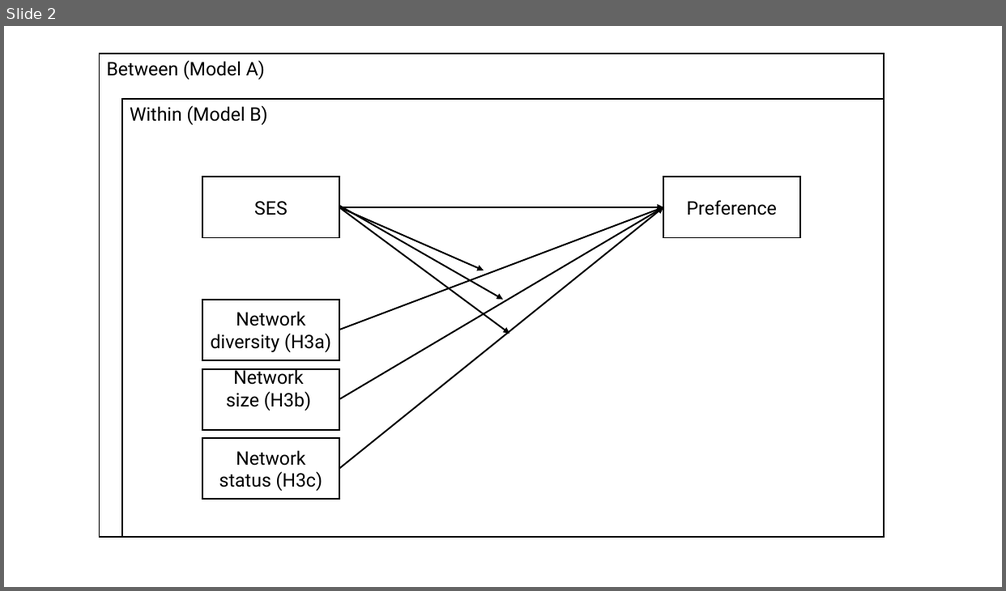
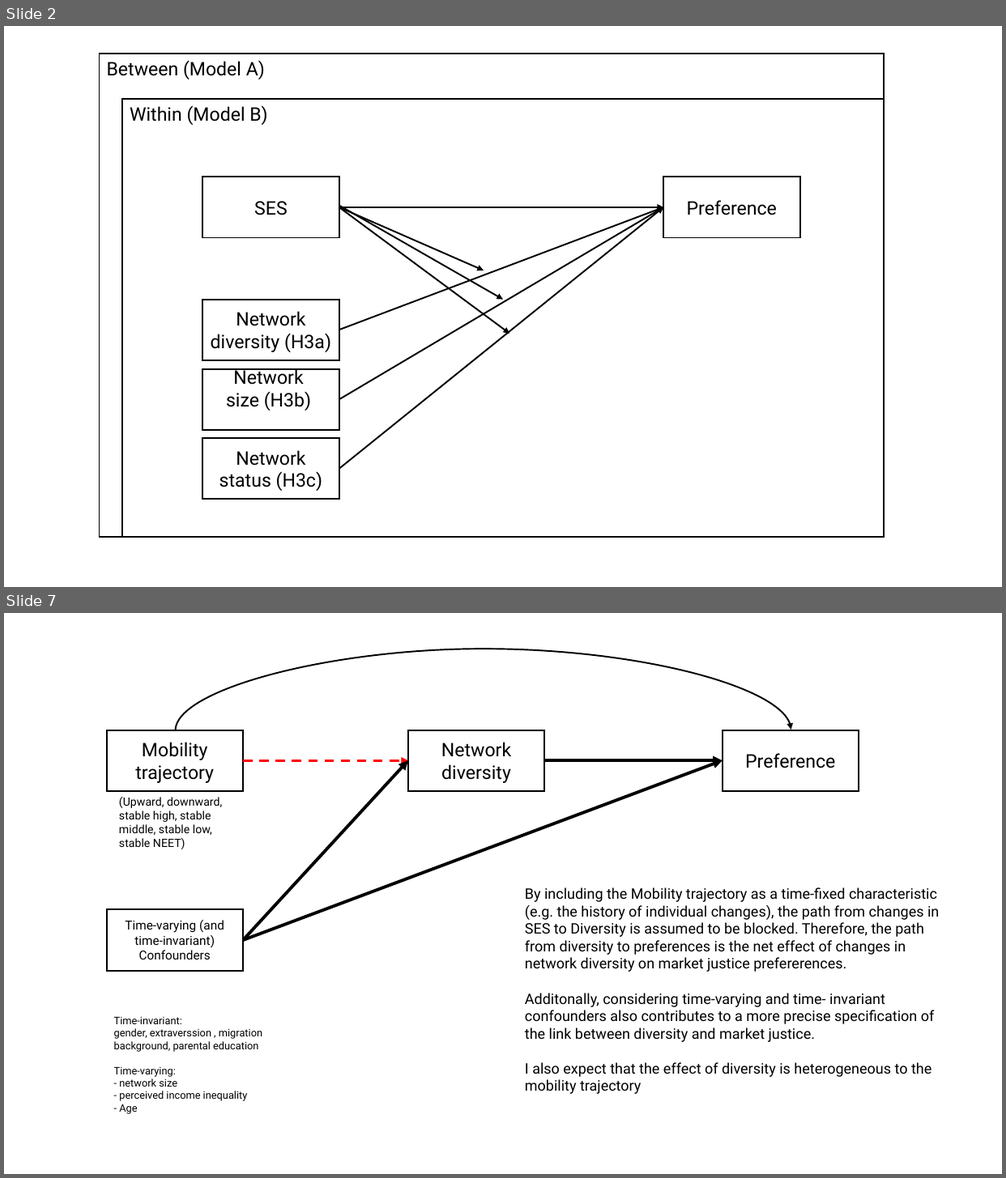
Before and after one commit to class-networks-inequality-cohesion/refgroup-social, a slide deck: output/images/paper2_scheme.pptx. Shown one above the other, each under a label of ours: slide 2 before the commit, slides 2 and 7 after it; the slides between them are not shown. The pictures are 1006x591 and 1006x1178 pixels, drawn with LibreOffice and Linux fonts; fonts in the diff are those of the drawing. Boxes give left, top, right and bottom in pixels: in the first picture for what was removed or moved away, otherwise in the second. Text is boxed around its words. In the diff, an @@ line names an element or a change of style, - is before the commit and + after.

Commit message:
update casual path

```diff
--- a/output/images/paper2_scheme.pptx
+++ b/output/images/paper2_scheme.pptx
@@ slide 7 added at (4,613,1002,1174), background #FFFFFF @@
@@ curved arrow added from (176, 730) to (791, 730), #000000 1.5 pt @@
@@ rectangle added at (107,730,243,791), fill #FFFFFF, outline #000000 1.5 pt, 18 pt, text #000000 @@
+Mobility trajectory
@@ rectangle added at (408,730,544,791), fill #FFFFFF, outline #000000 1.5 pt, 18 pt, text #000000 @@
+Network diversity
@@ rectangle added at (722,730,859,791), fill #FFFFFF, outline #000000 1.5 pt, 18 pt, text #000000 @@
+Preference
@@ arrow added from (243, 760) to (408, 760), #FF0000 2.25 pt dashed @@
@@ arrow added from (243, 940) to (408, 760), #000000 3 pt @@
@@ arrow added from (243, 940) to (722, 760), #000000 3 pt @@
@@ arrow added from (544, 760) to (722, 760), #000000 3 pt @@
@@ text added at (119,797,222,850), 11 pt, text #000000 @@
+(Upward, downward, stable high, stable middle, stable low, stable NEET)
@@ text added at (525,888,939,1094), 14 pt, text #000000 @@
+By including the Mobility trajectory as a time-fixed characteristic (e.g. the history of individual changes), the path from changes in SES to Diversity is assumed to be blocked. Therefore, the path from diversity to preferences is the net effect of changes in network diversity on market justice prefererences.
+Additonally, considering time-varying and time- invariant confounders also contributes to a more precise specification of the link between diversity and market justice.
+I also expect that the effect of diversity is heterogeneous to the mobility trajectory
@@ rectangle added at (107,910,243,971), fill #FFFFFF, outline #000000 1.5 pt, 12 pt, text #000000 @@
+Time-varying (and time-invariant)
+Confounders
@@ text added at (114,1017,262,1114), 10 pt, text #000000 @@
+Time-invariant:
+gender, extraverssion , migration background, parental education
+Time-varying:
+- network size
+- perceived income inequality
+- Age
```
Also in this commit, not shown: 6 other slides added, 46 other files.
